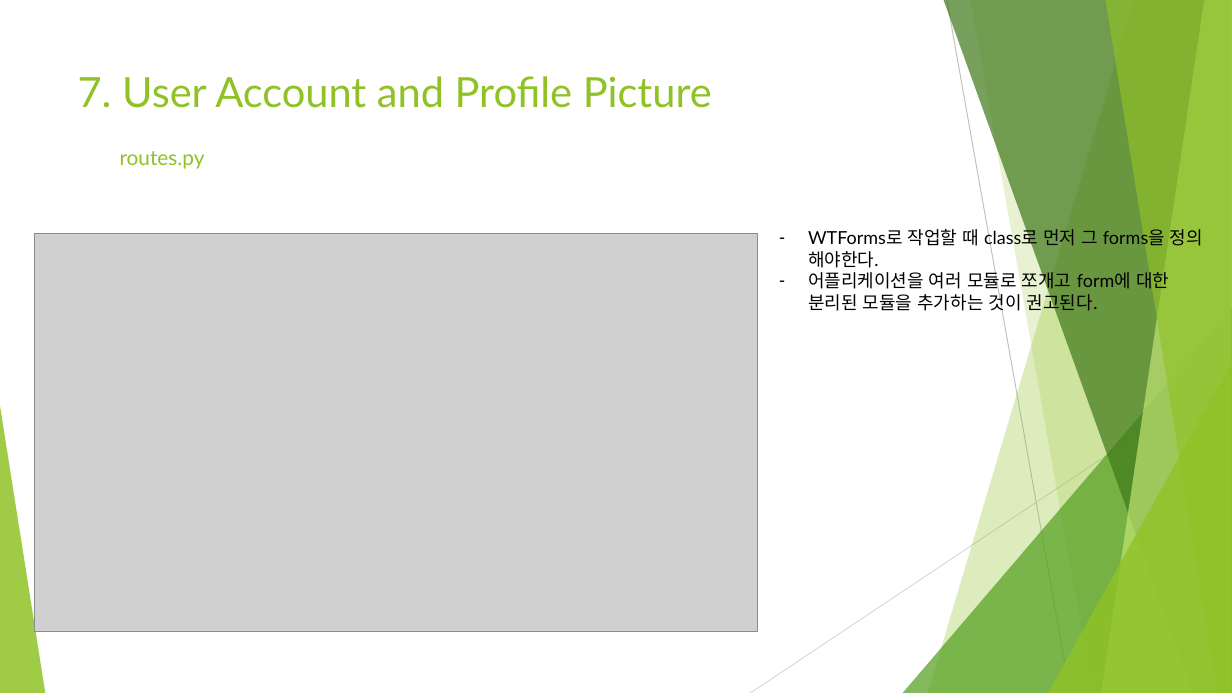
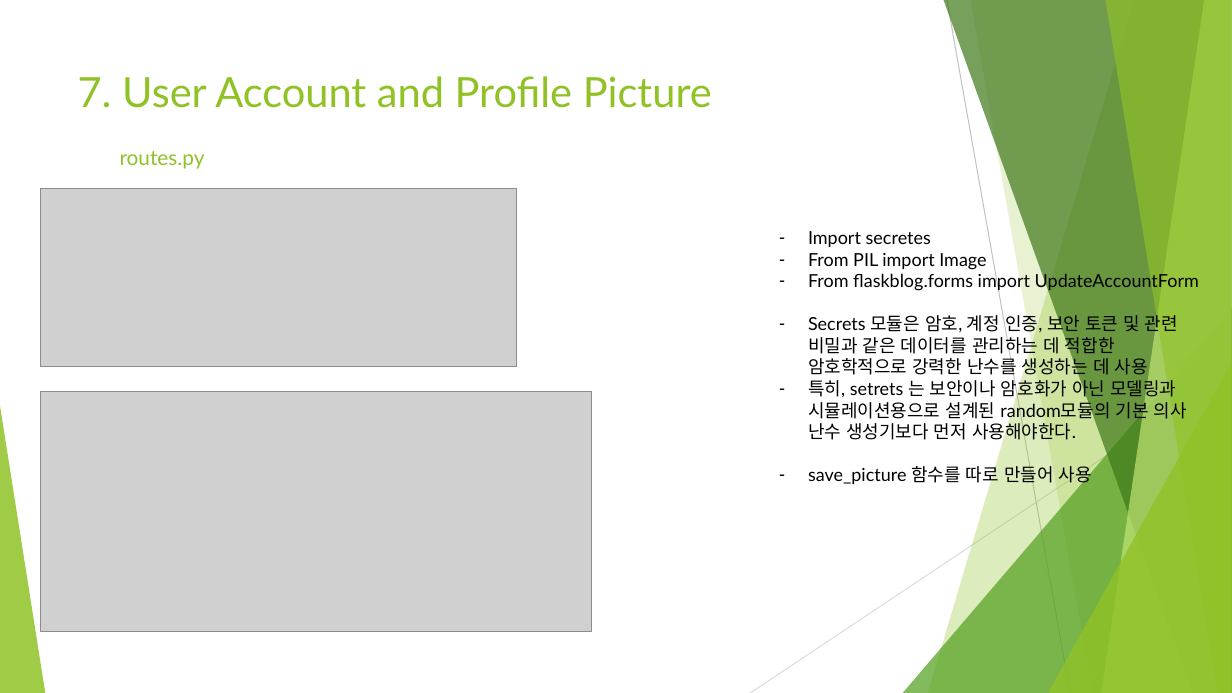
Before and after one commit to Heechul90/Flask, a slide deck: slide 4 of Study/07. User Account and Profile Picture/User Account and Profile Picture.pptx. Drawn at 1232x693 pixels with LibreOffice and Linux fonts; fonts in the diff are those of the drawing; grey boxes stand for pictures. Boxes give left, top, right and bottom in pixels: in the first picture for what was removed or moved away, otherwise in the second. Text is boxed around its words. In the diff, an @@ line names an element or a change of style, - is before the commit and + after.

Commit message:
profile pictures

```diff
--- a/Study/07. User Account and Profile Picture/User Account and Profile Picture.pptx
+++ b/Study/07. User Account and Profile Picture/User Account and Profile Picture.pptx
@@ picture added at [41, 189, 517, 367] @@
@@ picture removed at [34, 233, 757, 631] @@
@@ text at [808, 231, 1199, 487]: text changed @@
-– WTForms로 작업할 때 class로 먼저 그 forms을 정의 해야한다.
-– 어플리케이션을 여러 모듈로 쪼개고 form에 대한 분리된 모듈을 추가하는 것이 권고된다.
+– Import secretes
+– From PIL import Image
+– From flaskblog.forms import UpdateAccountForm
+– Secrets 모듈은 암호, 계정 인증, 보안 토큰 및 관련 비밀과 같은 데이터를 관리하는 데 적합한 암호학적으로 강력한 난수를 생성하는 데 사용
+– 특히, setrets 는 보안이나 암호화가 아닌 모델링과 시뮬레이션용으로 설계된 random모듈의 기본 의사 난수 생성기보다 먼저 사용해야한다.
+– save_picture 함수를 따로 만들어 사용
@@ picture added at [41, 391, 592, 631] @@
```
Also in this commit, not shown: 3 other slides changed, 2 slides added, 3 slides removed, 5 other files.
